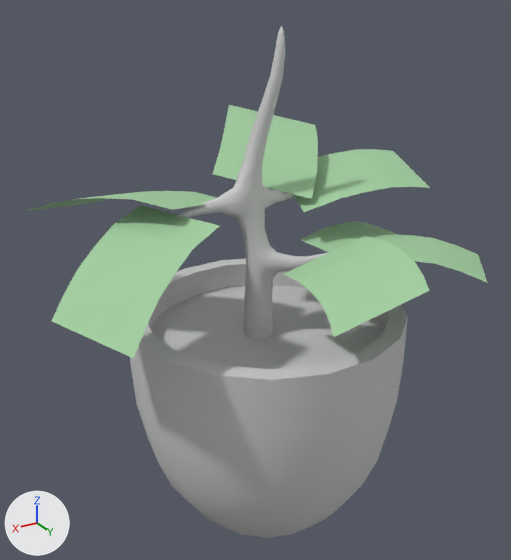
One commit to the FBX model Gamedev Detective (working title)/Assets/Art/Models/PottedPlant.FBX: the scene before it, then after it.
Before and after are seen from a camera (50 mm lens) standing at (0.232, 0.371, 0.361) and looking at (0.005, -0.006, 0.173). The axes (+X, +Y, +Z) are drawn at lower left. The lights are the same throughout. Where no turn or scale is listed for an object, it has been applied to the vertices.

In view in the first picture: 'Potted Plant'.
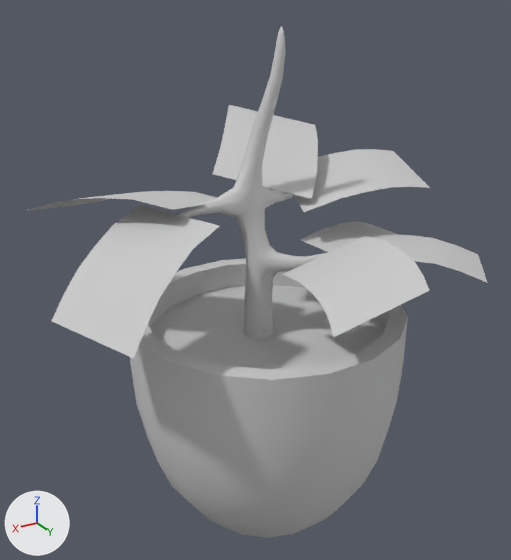
Commit message: Fix That Plant

Edits to the scene script, one JSON object a line:
```json
{"op": "add", "block": "mat_material__89", "code": ["mat_material__89 = principled_material('Material #89')", "mat_material__89.base_color = (0.588, 0.588, 0.588)  # light grey #cacaca", "mat_material__89.roughness = 0.859"]}
{"op": "add", "block": "mat_material__77", "code": ["mat_material__77 = principled_material('Material #77')", "mat_material__77.base_color = (0.588, 0.588, 0.588)  # light grey #cacaca", "mat_material__77.roughness = 0.859"]}
{"block": "me_mesh", "where": "me_mesh.from_pydata(...)  # 605 vertices, 1076 faces; spans x -0.141..0.147, y -0.115..0.111, z 0.0..0.334"}
{"block": "me_mesh", "where": "# used by ob_potted_plant; location = (0.0, 0.0, 0.0)"}
{"op": "remove", "block": "me_mesh", "code": "me_mesh.materials.append(mat_08___default)  # light grey #cacaca"}
{"block": "me_mesh", "change": "me_mesh part 1: all 168 faces that had it switch from mat_material__63 (green #a3cea1) to mat_material__77 (light grey #cacaca)"}
{"op": "add", "block": "me_mesh", "code": "me_mesh.materials.append(mat_material__89)  # light grey #cacaca"}
```

Boxes [x1, y1, x2, y2] around the edits, measured in the pictures (511 x 560 px):
```json
{"part": 1, "of": "me_mesh", "change": "recoloured", "before": [26, 105, 488, 359], "after": [26, 105, 488, 359], "on screen": "green to grey"}
```
